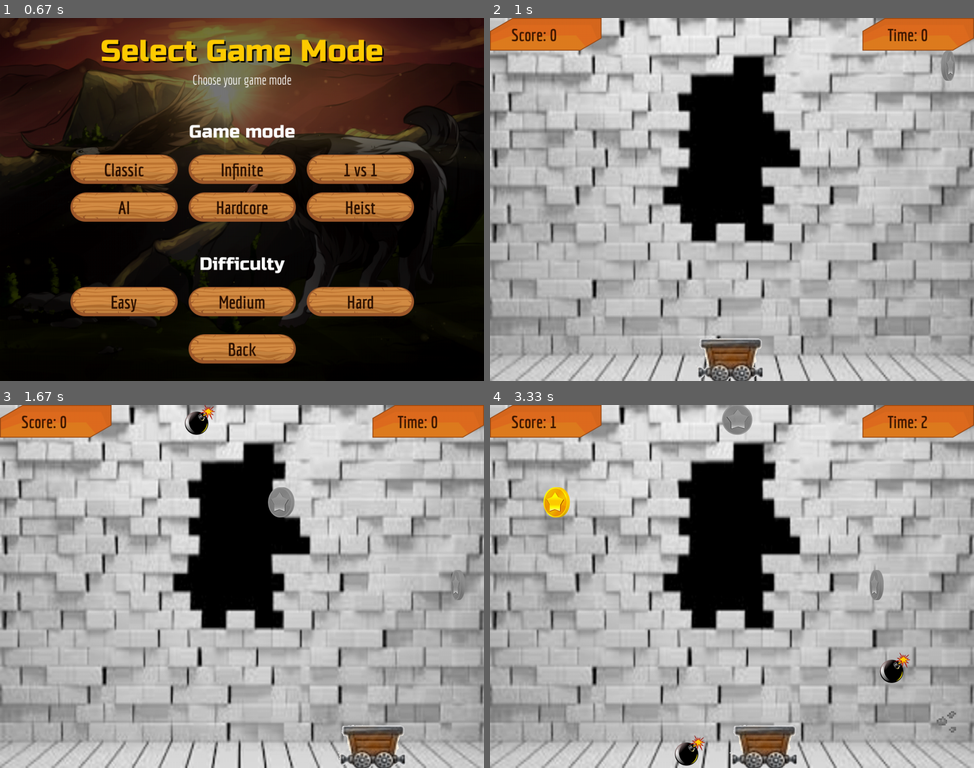
Above: before the commit, frames 1-4 (two rows, left to right).
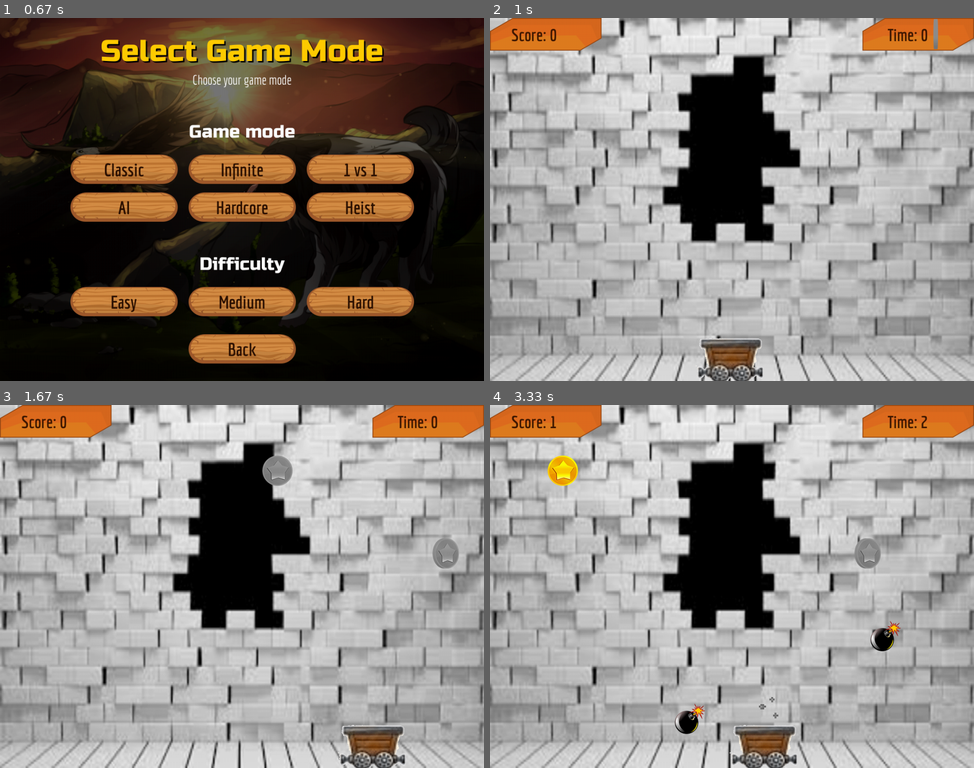
Above: after the commit, the same moments.

Repository: vineetjc/pygame-Coin-Fall-
Game: pygame game, started from main.py
Two runs of this game, one before a commit and one after it. Both use one fixed random seed, a clock stepped at 60 frames per second and the inputs below.
Inputs:
- Up to frame 1 (0.67 s): click "Start" at 0.38 s
- Up to frame 2 (1 s): click "Easy" at 0.72 s
- Up to frame 3 (1.67 s): hold Right 1-1.47 s
- Up to frame 4 (3.33 s): hold Right 1.83-2.3 s; hold Left 2.33-2.87 s; hold Left from 3.23 s (still down)

Frame 1 is identical in both runs. In frame 2, 0.2% of the frame differs, in the area x 91-97%, y 0-18%; in frame 3, 1.5%; in frame 4, 3.0%, in the area x 11-97%, y 0-100%.

Commit message:
coin flip animation remade with new animation system

Diff:
--- a/src/animation_package/animation.py
+++ b/src/animation_package/animation.py
@@ -19,7 +19,7 @@
         self.surface = surface
         self.frames = frames
         self.frame_size = frame_size
-        self.frame_length = 10
+        self.frame_length = frame_length
         self.looping = looping
         self.frame_index = 0
         self.frame_counter = 0
@@ -60,5 +60,4 @@
         :param position: old position in top left coordinate system
         :return: new position in center coordinate system
         '''
-        return position
-        #return (position[0] - (self.frame_size / 2), position[1] - (self.frame_size / 2))
+        return (position[0] - (self.frame_size / 2), position[1] - (self.frame_size / 2))
--- a/src/game_screens/game_screen.py
+++ b/src/game_screens/game_screen.py
@@ -44,7 +44,7 @@
         self.animation_manager = game_manager.animation_manager
         self.waiting_death_explosion = False
         self.wait_death_timer = 0
-        self.wait_death_time = 200
+        self.wait_death_time = 100
 
     def reset_before_restart(self):
         self.need_reset = False
@@ -118,8 +118,6 @@
 
         if self.timer > 30 or self.cart.dead:
             self.game_manager.score = self.cart.points
-            self.animation_manager.create_new_effect(
-                self.res.blast_anim1, self.res.blast_anim1_size, 0, False, (self.cart.x - 55, self.cart.y - 90))
             self.waiting_death_explosion = True
 
         for event in events:
--- a/src/managers/resources.py
+++ b/src/managers/resources.py
@@ -64,39 +64,33 @@
         self.score_bg_image = pygame.image.load(
             'res/images/ui/Connect_less_no_text.png').convert_alpha()
 
-        # load images for animation
+        # animation sprites
+        self.silver_coin_anim_size = 64
+        self.silver_coin_anim = []
+        for i in range(1, 7):
+            frame = pygame.image.load(
+                'res/images/objects/SilverCoinAnimation/coin' + str(i) + '.png').convert_alpha()
+            frame = pygame.transform.scale(
+                frame, (self.silver_coin_anim_size, self.silver_coin_anim_size))
+            self.silver_coin_anim.append(frame)
 
-        self.gold_coin_images = [
-            pygame.image.load(
-                'res/images/objects/GoldCoinAnimation/coin1.png').convert_alpha(),
-            pygame.image.load(
-                'res/images/objects/GoldCoinAnimation/coin2.png').convert_alpha(),
-            pygame.image.load(
-                'res/images/objects/GoldCoinAnimation/coin3.png').convert_alpha(),
-            pygame.image.load(
-                'res/images/objects/GoldCoinAnimation/coin4.png').convert_alpha(),
-            pygame.image.load(
-                'res/images/objects/GoldCoinAnimation/coin5.png').convert_alpha(),
-            pygame.image.load(
-                'res/images/objects/GoldCoinAnimation/coin6.png').convert_alpha()
-        ]
+        self.gold_coin_anim_size = 64
+        self.gold_coin_anim = []
+        for i in range(1, 7):
+            frame = pygame.image.load(
+                'res/images/objects/GoldCoinAnimation/coin' + str(i) + '.png').convert_alpha()
+            frame = pygame.transform.scale(
+                frame, (self.gold_coin_anim_size, self.gold_coin_anim_size))
+            self.gold_coin_anim.append(frame)
 
-        self.silver_coin_images = [
-            pygame.image.load(
-                'res/images/objects/SilverCoinAnimation/coin1.png').convert_alpha(),
-            pygame.image.load(
-                'res/images/objects/SilverCoinAnimation/coin2.png').convert_alpha(),
-            pygame.image.load(
-                'res/images/objects/SilverCoinAnimation/coin3.png').convert_alpha(),
-            pygame.image.load(
-                'res/images/objects/SilverCoinAnimation/coin4.png').convert_alpha(),
-            pygame.image.load(
-                'res/images/objects/SilverCoinAnimation/coin5.png').convert_alpha(),
-            pygame.image.load(
-                'res/images/objects/SilverCoinAnimation/coin6.png').convert_alpha()
-        ]
+        self.bomb_anim_size = 64
+        self.bomb_anim = []
+        frame = pygame.image.load(
+            'res/images/objects/bomb.png').convert_alpha()
+        frame = pygame.transform.scale(
+            frame, (self.bomb_anim_size, self.bomb_anim_size))
+        self.bomb_anim.append(frame)
 
-        # animation sprites
         self.blast_anim1_size = 240
         self.blast_anim1 = []
         for i in range(0, 15):
--- a/src/objects/bluecoin.py
+++ b/src/objects/bluecoin.py
@@ -3,11 +3,12 @@
 ############
 from src.objects.coin import Coin
 from src.misc.game_enums import Entity
+from src.animation_package import Animation
 
 
 class BlueCoin(Coin):  # bonus coin
     def __init__(self, res, size, surface):
         Coin.__init__(self, res, size, surface)
         self.type = Entity.BLUE_COIN
-        self.image = res.bluecoin
-        self.images = res.gold_coin_images
+        self.animation = Animation(
+            None, surface, res.gold_coin_anim, res.gold_coin_anim_size, 3, True)
--- a/src/objects/bomb.py
+++ b/src/objects/bomb.py
@@ -3,11 +3,12 @@
 ################
 from src.objects.coin import Coin
 from src.misc.game_enums import Entity
+from src.animation_package import Animation
 
 
 class Bomb(Coin):
     def __init__(self, res, size, surface):
         Coin.__init__(self, res, size, surface)
         self.type = Entity.BOMB
-        self.images = []
-        self.image = res.bomb
+        self.animation = Animation(
+            None, surface, res.bomb_anim, res.bomb_anim_size, 3, True)
--- a/src/objects/cart.py
+++ b/src/objects/cart.py
@@ -34,22 +34,20 @@
         if 645 > coin.y > 633:
             if ((self.x < coin.x + (55.0 / 2) < self.x + 160) and
                     (self.x < coin.x) and (self.x + 160 > coin.x + 55)):
-                try:
-                    if not coin.collected:
-                        if coin.type == Entity.BLUE_COIN:
-                            self.points += 3 * self.game_manager.difficulty.value["SCORE_MULTIPLIER"]
-                        elif coin.type == Entity.BOMB:
-                            self.dead = True  # Replace quit with death
-                        else:
-                            self.points += 1 * self.game_manager.difficulty.value["SCORE_MULTIPLIER"]
+                if not coin.collected:
+                    if coin.type == Entity.BLUE_COIN:
+                        self.points += 3 * self.game_manager.difficulty.value["SCORE_MULTIPLIER"]
+                    elif coin.type == Entity.COIN:
+                        self.points += 1 * self.game_manager.difficulty.value["SCORE_MULTIPLIER"]
+                    else:
+                        self.dead = True
+                        self.animation_manager.create_new_effect(
+                            self.res.blast_anim1, self.res.blast_anim1_size, 4, False, (coin.x, coin.y))
 
-                        coin.collect()
-                        if coin.type is Entity.COIN:
-                            self.animation_manager.create_new_effect(
-                                self.res.blast_anim2, self.res.blast_anim2_size, 0, False, (coin.x, coin.y))
-                        elif coin.type is Entity.BLUE_COIN:
-                            self.animation_manager.create_new_effect(
-                                self.res.blast_anim3, self.res.blast_anim3_size, 0, False, (coin.x, coin.y))
-
-                except AttributeError:
-                    pass
+                    coin.collect()
+                    if coin.type is Entity.COIN:
+                        self.animation_manager.create_new_effect(
+                            self.res.blast_anim2, self.res.blast_anim2_size, 4, False, (coin.x, coin.y))
+                    elif coin.type is Entity.BLUE_COIN:
+                        self.animation_manager.create_new_effect(
+                            self.res.blast_anim3, self.res.blast_anim3_size, 4, False, (coin.x, coin.y))
--- a/src/objects/coin.py
+++ b/src/objects/coin.py
@@ -3,16 +3,17 @@
 ################
 import random
 from src.misc.game_enums import Entity
+from src.animation_package import Animation
 
 
 class Coin():
     def __init__(self, res, size, surface):
         self.type = Entity.COIN
         self.surface = surface
-        self.image = res.coin_img
-        self.images = res.silver_coin_images
-        self.x = random.randint(0, size[0] - 55)
-        self.y = -15
+        self.animation = Animation(
+            None, surface, res.silver_coin_anim, res.silver_coin_anim_size, 3, True)
+        self.x = random.randint(50, size[0] - 50)
+        self.y = -50
         self.anim_index = 0
         self.anim_counter = 0
         self.anim_tick_length = 4
@@ -25,15 +26,7 @@
         if self.collected:
             return
 
-        try:
-            if len(self.images) == 0:
-                self.surface.blit(self.image, (self.x, self.y))
-            else:
-                self.surface.blit(
-                    self.images[self.anim_index], (self.x, self.y))
-                self.advance_animation()
-        except AttributeError:
-            pass
+        self.animation.draw((self.x, self.y))
 
     def advance_animation(self):
         self.anim_counter += 1
